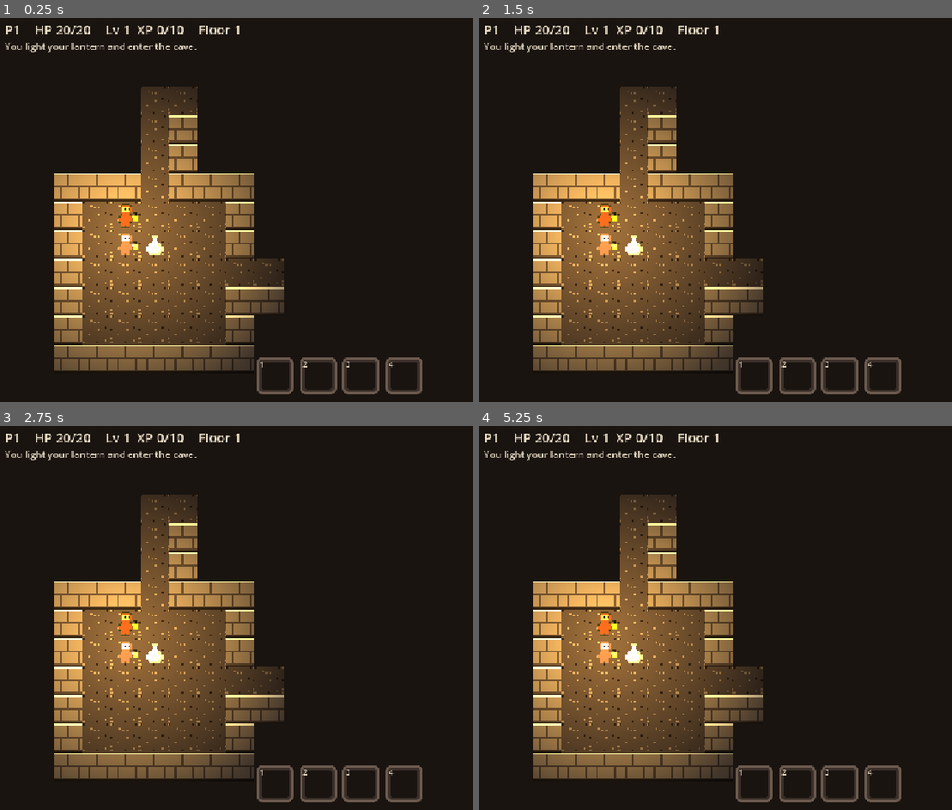
Above: before the commit, frames 1-4 (two rows, left to right).
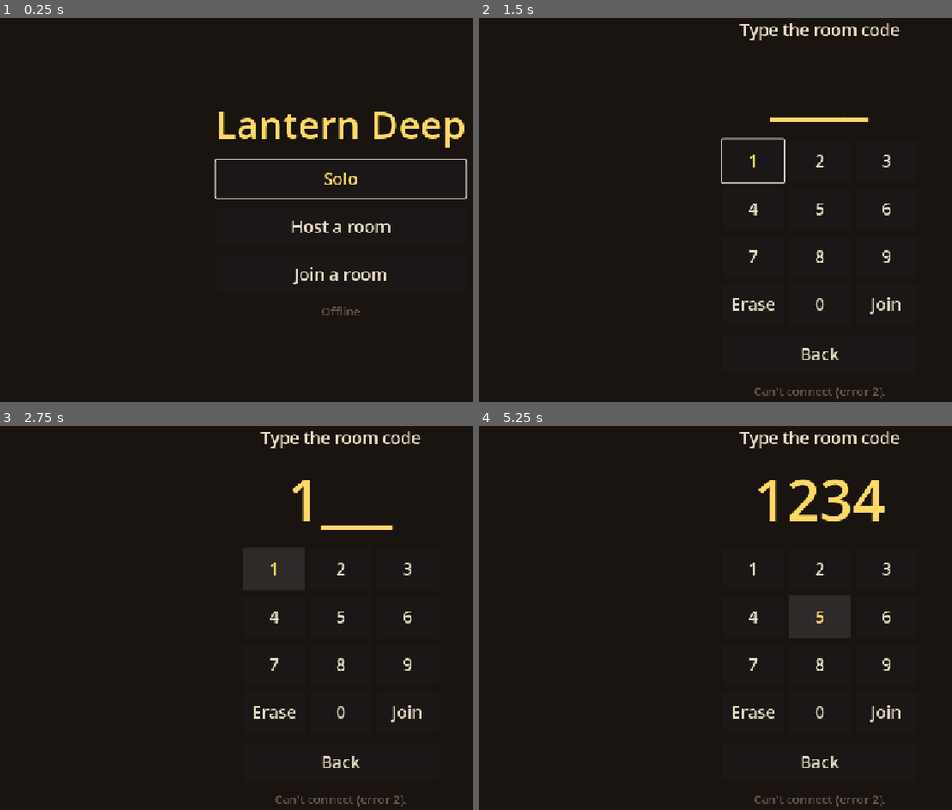
Above: after the commit, the same moments.

Repository: acetousk/godot4-game
Game: Godot game, scene res://scenes/menu.tscn
The game is run twice, just before and just after one commit, with the same random seed, the same clock (stepped at 60 frames per second) and the same inputs. Before the commit the project starts from res://scenes/game.tscn.
Inputs (mouse positions are in pixels of both pictures, inside the frame that each line leads up to):
- Up to frame 1 (0.25 s): no input
- Up to frame 2 (1.5 s): click (819, 225) at 0.5 s, where only the run after the commit has a clickable "Host a room"; click (819, 275) at 1.25 s, where only the run after the commit has a clickable "Join a room"
- Up to frame 3 (2.75 s): click (274, 568) at 2 s, where only the run after the commit has a clickable "1"
- Up to frame 4 (5.25 s): click (819, 568) at 2.75 s, where only the run after the commit has a clickable "2"; click (885, 568) at 3.5 s, where only the run after the commit has a clickable "3"; click (753, 618) at 4.25 s, where only the run after the commit has a clickable "4"; click (819, 618) at 5 s, where only the run after the commit has a clickable "5"

The runs differ from the first frame. In frame 1, 29% of the frame differs, in the area x 1-99%, y 2-98%; in frame 2, 28%; in frame 3, 30%; in frame 4, 30%, in the area x 1-90%, y 1-100%.

Commit message:
N2 lobby

Diff:
--- a/project.godot
+++ b/project.godot
@@ -5,7 +5,7 @@
 
 config/name="My Game"
 config/version="0.0.1"
-run/main_scene="res://scenes/game.tscn"
+run/main_scene="res://scenes/menu.tscn"
 config/features=PackedStringArray("4.7", "GL Compatibility")
 config/icon="res://icon.svg"
 
@@ -14,6 +14,8 @@
 GDSync="*res://addons/GD-Sync/MultiplayerClient.gd"
 
 Tune="*res://scripts/tune.gd"
+
+Net="*res://scripts/net.gd"
 
 [display]
 
--- /dev/null
+++ b/scenes/menu.tscn
@@ -0,0 +1,12 @@
+[gd_scene load_steps=2 format=3]
+
+[ext_resource type="Script" path="res://scripts/menu.gd" id="1_menu"]
+
+[node name="Menu" type="Control"]
+layout_mode = 3
+anchors_preset = 15
+anchor_right = 1.0
+anchor_bottom = 1.0
+grow_horizontal = 2
+grow_vertical = 2
+script = ExtResource("1_menu")
--- a/scripts/game.gd
+++ b/scripts/game.gd
@@ -24,9 +24,8 @@
 ## Each hero's color (Ember Cave palette): P1 normal, P2 green, P3 orange, P4 yellow.
 const HERO_TINTS := [Color.WHITE, Color("#7fae5a"), Color("#f2a33a"), Color("#ffd966")]
 
-## TEST ONLY (card N1): how many heroes you get when playing alone.
-## Tab switches which hero you move. Goes back to 1 when the online menu comes (N2).
-@export var test_heroes := 2
+## How many heroes are in the run: 1 solo, 2-4 in co-op.
+@export var hero_count := 1
 
 ## All heroes in the run (1-4). heroes[0] is the Player node in the scene.
 var heroes: Array[Player] = []
@@ -62,9 +61,15 @@
 	var b := Tune.remembered_brightness
 	remembered.modulate = Color(b, b, b)
 	_setup_lantern()
-	_make_heroes(test_heroes)
+	if Net.in_coop:
+		hero_count = Net.players.size()
+	_make_heroes(hero_count)
 	hud.slot_pressed.connect(drink)
-	start_run(rng.randi())
+	if Net.in_coop:
+		_control(heroes[Net.my_index])  # My keys move my own hero.
+		start_run(Net.run_seed)  # The host's seed: the same cave for everyone.
+	else:
+		start_run(rng.randi())
 
 
 ## Starts a run from a seed number. The same seed always makes the same run.
@@ -154,7 +159,7 @@
 	return cells.slice(0, count)
 
 
-## TEST ONLY (N1): Tab moves your keys (and the camera) to the next living hero.
+## TEST ONLY (used by tools/print_cave): moves your keys and the camera to the next living hero.
 func _switch_hero() -> void:
 	if player.busy:
 		return
@@ -162,15 +167,20 @@
 	for step in range(1, heroes.size()):
 		var next := heroes[(i + step) % heroes.size()]
 		if next.active:
-			player.controlled = false
-			player = next
-			player.controlled = true
-			camera.reparent(player, false)
-			camera.position = Vector2.ZERO
-			camera.reset_smoothing()
+			_control(next)
 			_update_view()
 			_refresh_hud()
 			return
+
+
+## Makes this hero the one your keys move, and puts the camera on it.
+func _control(hero: Player) -> void:
+	player.controlled = false
+	player = hero
+	player.controlled = true
+	camera.reparent(player, false)
+	camera.position = Vector2.ZERO
+	camera.reset_smoothing()
 
 
 func _on_player_moved(cell: Vector2i) -> void:
@@ -483,10 +493,6 @@
 
 
 func _unhandled_input(event: InputEvent) -> void:
-	if event is InputEventKey and event.pressed and not event.echo and event.physical_keycode == KEY_TAB:
-		get_viewport().set_input_as_handled()
-		_switch_hero()  # TEST ONLY (N1)
-		return
 	for i in Hud.SLOT_COUNT:
 		if event.is_action_pressed("drink_%d" % (i + 1)):
 			get_viewport().set_input_as_handled()
--- /dev/null
+++ b/scripts/menu.gd
@@ -0,0 +1,215 @@
+extends Control
+## The first screen: Solo, Host or Join. Then the room page (code + players).
+## Works with mouse, touch, keyboard (arrows + Enter) and gamepad (d-pad + A).
+
+const GAME_SCENE := "res://scenes/game.tscn"
+const YELLOW := Color("#ffd966")
+const BONE := Color("#e8dcc4")
+const ROCK := Color("#6b5a4e")
+const BLACK := Color("#1a1410")
+## Hero colors, the same as in the game (P1 normal, P2 green, P3 orange, P4 yellow).
+const HERO_COLORS := [BONE, Color("#7fae5a"), Color("#f2a33a"), YELLOW]
+
+## The column in the middle of the screen. Each page fills it again.
+var box: VBoxContainer
+var status_label: Label
+## On the room page: the list of players.
+var players_box: VBoxContainer
+## On the join page: the digits typed so far, and the label that shows them.
+var typed := ""
+var code_label: Label
+## On the room page, for the host only.
+var start_button: Button
+
+
+func _ready() -> void:
+	box = VBoxContainer.new()
+	box.set_anchors_and_offsets_preset(Control.PRESET_CENTER)
+	box.grow_horizontal = Control.GROW_DIRECTION_BOTH
+	box.grow_vertical = Control.GROW_DIRECTION_BOTH
+	box.alignment = BoxContainer.ALIGNMENT_CENTER
+	box.add_theme_constant_override("separation", 16)
+	add_child(box)
+	Net.status_changed.connect(func(text: String) -> void: status_label.text = text)
+	Net.room_joined.connect(func(_code: String) -> void: _show_room())
+	Net.room_failed.connect(func(text: String) -> void: status_label.text = text)
+	Net.players_changed.connect(_refresh_players)
+	_show_main()
+
+
+# --- Pages ---
+
+func _show_main() -> void:
+	_clear()
+	box.add_child(_label("Lantern Deep", 64, YELLOW))
+	var solo := _button("Solo", _on_solo)
+	box.add_child(solo)
+	box.add_child(_button("Host a room", _on_host))
+	box.add_child(_button("Join a room", _on_join))
+	_add_status()
+	solo.grab_focus()  # So keyboard and gamepad can pick a button right away.
+
+
+## The room page: the big code to tell your friends, and who is in.
+func _show_room() -> void:
+	_clear()
+	box.add_child(_label("Room code", 28, BONE))
+	box.add_child(_label(Net.room_code, 96, YELLOW))
+	box.add_child(_label("Tell your friends this code.", 20, ROCK))
+	players_box = VBoxContainer.new()
+	box.add_child(players_box)
+	var back := _button("Back", _on_back)
+	if Net.is_host():
+		start_button = _button("Start", Net.host_starts_game)
+		box.add_child(start_button)
+	else:
+		box.add_child(_label("Waiting for the host to start...", 20, BONE))
+	box.add_child(back)
+	_add_status()
+	_refresh_players()
+	if start_button:
+		start_button.grab_focus()
+	else:
+		back.grab_focus()
+
+
+## The join page: a number pad to type the 4-digit code.
+## Tap the buttons, or type with the number keys (Backspace, Enter).
+func _show_join() -> void:
+	_clear()
+	typed = ""
+	box.add_child(_label("Type the room code", 28, BONE))
+	code_label = _label("", 96, YELLOW)
+	box.add_child(code_label)
+	_show_typed()
+	var pad := GridContainer.new()
+	pad.columns = 3
+	pad.add_theme_constant_override("h_separation", 8)
+	pad.add_theme_constant_override("v_separation", 8)
+	for key in ["1", "2", "3", "4", "5", "6", "7", "8", "9", "Erase", "0", "Join"]:
+		var b: Button
+		match key:
+			"Erase":
+				b = _button(key, _on_erase)
+			"Join":
+				b = _button(key, _on_join_code)
+			_:
+				b = _button(key, _on_digit.bind(key))
+		b.custom_minimum_size = Vector2(104, 72)
+		pad.add_child(b)
+	var center := CenterContainer.new()
+	center.add_child(pad)
+	box.add_child(center)
+	box.add_child(_button("Back", _on_back))
+	_add_status()
+	pad.get_child(0).grab_focus()
+
+
+func _show_typed() -> void:
+	code_label.text = typed + "_".repeat(4 - typed.length())
+
+
+func _on_digit(digit: String) -> void:
+	if typed.length() < 4:
+		typed += digit
+		_show_typed()
+
+
+func _on_erase() -> void:
+	typed = typed.left(-1)
+	_show_typed()
+
+
+func _on_join_code() -> void:
+	if typed.length() < 4:
+		status_label.text = "The code has 4 numbers."
+		return
+	Net.join_room(typed)
+
+
+## Number keys, Backspace and Enter also work on the join page.
+func _unhandled_input(event: InputEvent) -> void:
+	if not is_instance_valid(code_label) or not (event is InputEventKey and event.pressed):
+		return
+	var key: int = event.physical_keycode
+	if key >= KEY_0 and key <= KEY_9:
+		_on_digit(str(key - KEY_0))
+	elif key >= KEY_KP_0 and key <= KEY_KP_9:
+		_on_digit(str(key - KEY_KP_0))
+	elif key == KEY_BACKSPACE:
+		_on_erase()
+	else:
+		return
+	get_viewport().set_input_as_handled()
+
+
+func _refresh_players() -> void:
+	if not is_instance_valid(players_box):
+		return
+	for child in players_box.get_children():
+		child.queue_free()
+	for i in Net.players.size():
+		var you := "  (you)" if Net.players[i] == Net.my_id() else ""
+		players_box.add_child(_label("P%d%s" % [i + 1, you], 28, HERO_COLORS[i]))
+	if start_button:
+		start_button.disabled = Net.players.size() < 2  # Co-op needs a friend. Alone? Use Solo.
+		start_button.text = "Start" if not start_button.disabled else "Start (need 2 players)"
+
+
+# --- Buttons ---
+
+func _on_solo() -> void:
+	Net.go_offline()
+	Net.in_coop = false
+	get_tree().change_scene_to_file(GAME_SCENE)
+
+
+func _on_host() -> void:
+	Net.host_room()
+
+
+func _on_join() -> void:
+	_show_join()
+
+
+func _on_back() -> void:
+	Net.leave_room()
+	_show_main()
+
+
+# --- Helpers ---
+
+func _clear() -> void:
+	for child in box.get_children():
+		child.queue_free()
+	players_box = null
+	code_label = null
+	start_button = null
+
+
+func _add_status() -> void:
+	status_label = _label(Net.status, 20, ROCK)
+	box.add_child(status_label)
+
+
+func _label(text: String, size: int, color: Color) -> Label:
+	var l := Label.new()
+	l.text = text
+	l.horizontal_alignment = HORIZONTAL_ALIGNMENT_CENTER
+	l.add_theme_font_size_override("font_size", size)
+	l.add_theme_color_override("font_color", color)
+	l.add_theme_color_override("font_outline_color", BLACK)
+	l.add_theme_constant_override("outline_size", 8)
+	return l
+
+
+func _button(text: String, on_press: Callable) -> Button:
+	var b := Button.new()
+	b.text = text
+	b.custom_minimum_size = Vector2(320, 64)  # Big enough to tap on a phone.
+	b.add_theme_font_size_override("font_size", 28)
+	b.add_theme_color_override("font_color", BONE)
+	b.add_theme_color_override("font_focus_color", YELLOW)
+	b.add_theme_color_override("font_hover_color", YELLOW)
+	b.pressed.connect(on_press)
+	return b
--- /dev/null
+++ b/scripts/net.gd
@@ -0,0 +1,217 @@
+extends Node
+## Net (autoload): all the online co-op code. The only file that talks to GD-Sync.
+## GD-Sync docs: Getting Started, Clients, Lobbies, Remote Calls (pasted by the kid).
+
+## The status text changed (for the menu to show).
+signal status_changed(text: String)
+## Someone joined or left the room.
+signal players_changed
+## You are inside a room now (code = the 4 digits).
+signal room_joined(code: String)
+## Making or joining a room did not work.
+signal room_failed(text: String)
+
+## true = local network only: no key needed, no data used. Good for testing.
+## false = online through the GD-Sync servers (needs the key in Project > Tools > GD-Sync).
+const LOCAL := true
+const MAX_PLAYERS := 4
+
+## True after GD-Sync says we are connected.
+var online := false
+## What is going on, in plain words.
+var status := "Offline"
+## Client ids of everyone in the room, in the order they joined.
+var players: Array[int] = []
+## The room you are in ("" = none). A room is a private GD-Sync lobby named by 4 digits.
+var room_code := ""
+## True while playing a co-op run (false = solo).
+var in_coop := false
+## The run's seed number, made by the host and sent to everyone.
+var run_seed := 0
+## Which hero is mine: 0 = P1, 1 = P2, ...
+var my_index := 0
+
+## What to do once we are connected (like "make a room"). Empty = nothing.
+var _after_connect: Callable
+## How many codes we tried (if a code is taken, we pick another one).
+var _tries := 0
+
+
+func _ready() -> void:
+	GDSync.connected.connect(_on_connected)
+	GDSync.connection_failed.connect(_on_connection_failed)
+	GDSync.disconnected.connect(_on_disconnected)
+	GDSync.client_joined.connect(_on_client_joined)
+	GDSync.client_left.connect(_on_client_left)
+	GDSync.lobby_created.connect(_on_lobby_created)
+	GDSync.lobby_creation_failed.connect(_on_lobby_creation_failed)
+	GDSync.lobby_joined.connect(_on_lobby_joined)
+	GDSync.lobby_join_failed.connect(_on_lobby_join_failed)
+	# Other players may call start_game on us, but only if they are the host.
+	GDSync.expose_func(start_game, ENUMS.EXPOSE_PERMISSION.HOST)
+
+
+## Host only: locks the room, makes the seed, and starts the game on every client
+## (also on the host itself). The hero order is the join order: the host is P1.
+func host_starts_game() -> void:
+	if not is_host() or players.size() < 2:
+		return
+	GDSync.lobby_close()  # No more joining after the start.
+	GDSync.call_func_all(start_game, randi(), players)
+
+
+## Runs on every client (called by the host). Everyone gets the same seed,
+## so everyone builds the same cave.
+func start_game(seed_number: int, order: Array) -> void:
+	players.assign(order)
+	my_index = players.find(my_id())
+	run_seed = seed_number
+	in_coop = true
+	get_tree().change_scene_to_file("res://scenes/game.tscn")
+
+
+## Host: makes a private room with a random 4-digit code, then joins it.
+## The first one in a room is the host.
+## (Tests can pass a fixed code.)
+func host_room(test_code := "") -> void:
+	if not online:
+		_after_connect = host_room.bind(test_code)
+		go_online()
+		return
+	_tries += 1
+	var code := test_code if test_code != "" else str(randi_range(1000, 9999))
+	_set_status("Making room %s..." % code)
+	GDSync.lobby_create(code, "", false, MAX_PLAYERS)  # false = private, not in any public list
+
+
+## Join: goes into a friend's room by its 4-digit code.
+func join_room(code: String) -> void:
+	if not online:
+		_after_connect = join_room.bind(code)
+		go_online()
+		return
+	_set_status("Joining room %s..." % code)
+	GDSync.lobby_join(code)
+
+
+## Leaves the room you are in.
+func leave_room() -> void:
+	if room_code != "":
+		GDSync.lobby_leave()
+	room_code = ""
+	players.clear()
+	_set_status("Connected" if online else "Offline")
+
+
+## Starts GD-Sync. Calls the "connected" signal when it works.
+func go_online() -> void:
+	if online:
+		return
+	_set_status("Connecting...")
+	if LOCAL:
+		GDSync.start_local_multiplayer()
+	else:
+		GDSync.start_multiplayer()
+
+
+## Stops GD-Sync (back to solo).
+func go_offline() -> void:
+	if status == "Offline":
+		return  # Never started, nothing to stop.
+	GDSync.stop_multiplayer()
+	online = false
+	in_coop = false
+	room_code = ""
+	players.clear()
+	_set_status("Offline")
+
+
+## My own id (-1 if not connected).
+func my_id() -> int:
+	return GDSync.get_client_id()
+
+
+## True if I am the boss of the cave (or playing solo).
+func is_host() -> bool:
+	return not online or GDSync.is_host()
+
+
+func _on_connected() -> void:
+	online = true
+	_set_status("Connected (%s)" % ("local network" if LOCAL else "online"))
+	if _after_connect.is_valid():
+		var next := _after_connect
+		_after_connect = Callable()
+		next.call()
+
+
+## The room exists. We have 5 seconds to join it, or GD-Sync deletes it.
+func _on_lobby_created(code: String) -> void:
+	_tries = 0
+	GDSync.lobby_join(code)
+
+
+func _on_lobby_creation_failed(code: String, error: int) -> void:
+	if error == ENUMS.LOBBY_CREATION_ERROR.LOBBY_ALREADY_EXISTS and _tries < 5:
+		host_room()  # That code is taken: try another one.
+		return
+	_tries = 0
+	match error:
+		ENUMS.LOBBY_CREATION_ERROR.ON_COOLDOWN:
+			room_failed.emit("Wait a few seconds, then try again.")
+		_:
+			room_failed.emit("Couldn't make room %s (error %d)." % [code, error])
+
+
+func _on_lobby_joined(code: String) -> void:
+	room_code = code
+	_set_status("In room %s" % code)
+	room_joined.emit(code)
+
+
+func _on_lobby_join_failed(code: String, error: int) -> void:
+	match error:
+		ENUMS.LOBBY_JOIN_ERROR.LOBBY_DOES_NOT_EXIST:
+			room_failed.emit("Room %s not found." % code)
+		ENUMS.LOBBY_JOIN_ERROR.LOBBY_IS_FULL:
+			room_failed.emit("Room %s is full (4 players)." % code)
+		ENUMS.LOBBY_JOIN_ERROR.LOBBY_IS_CLOSED:
+			room_failed.emit("Room %s already started." % code)
+		_:
+			room_failed.emit("Couldn't join room %s (error %d)." % [code, error])
+
+
+func _on_connection_failed(error: int) -> void:
+	online = false
+	match error:
+		ENUMS.CONNECTION_FAILED.INVALID_PUBLIC_KEY:
+			_set_status("Can't connect: the GD-Sync key is wrong or missing (ask your parent).")
+		ENUMS.CONNECTION_FAILED.TIMEOUT:
+			_set_status("Can't connect: check your internet.")
+		_:
+			_set_status("Can't connect (error %d)." % error)
+
+
+func _on_disconnected() -> void:
+	online = false
+	players.clear()
+	room_code = ""
+	_set_status("Lost the connection.")
+	players_changed.emit()
+
+
+func _on_client_joined(client_id: int) -> void:
+	if not players.has(client_id):
+		players.append(client_id)
+		players_changed.emit()
+
+
+func _on_client_left(client_id: int) -> void:
+	players.erase(client_id)
+	players_changed.emit()
+
+
+func _set_status(text: String) -> void:
+	status = text
+	print("Net: ", text)  # Also shows in Godot's Output panel.
+	status_changed.emit(text)
--- /dev/null
+++ b/tools/net_test.gd
@@ -0,0 +1,24 @@
+extends Node
+## Tests the online code in local mode (no key needed).
+## Run 2 at once:
+##   godot --headless tools/net_test.tscn -- host 4321
+##   godot --headless tools/net_test.tscn -- join 4321
+## Or just "host" alone for a quick host test.
+
+func _ready() -> void:
+	var args := OS.get_cmdline_user_args()
+	var mode: String = args[0] if args.size() > 0 else "host"
+	var code: String = args[1] if args.size() > 1 else ""
+	Net.room_joined.connect(func(c: String) -> void:
+		print(mode, " test: in room ", c, ", me ", Net.my_id(), ", host: ", Net.is_host()))
+	Net.room_failed.connect(func(text: String) -> void: print(mode, " test FAILED: ", text))
+	Net.players_changed.connect(func() -> void: print(mode, " test: players now ", Net.players.size()))
+	if mode == "join":
+		Net.join_room(code)
+	else:
+		Net.host_room(code)
+	var wait_s := 25.0 if mode == "host" else 12.0  # The host stays open longer, for the joiner.
+	await get_tree().create_timer(wait_s).timeout
+	print(mode, " test: after ", wait_s, " s: room '", Net.room_code, "', ", Net.players.size(), " players")
+	Net.leave_room()
+	get_tree().quit()
--- /dev/null
+++ b/tools/net_test.tscn
@@ -0,0 +1,6 @@
+[gd_scene load_steps=2 format=3]
+
+[ext_resource type="Script" path="res://tools/net_test.gd" id="1_net"]
+
+[node name="NetTest" type="Node"]
+script = ExtResource("1_net")
--- a/tools/print_cave.gd
+++ b/tools/print_cave.gd
@@ -34,7 +34,7 @@
 
 	# Test: monster counts and types per floor (100 runs of each floor).
 	var game0 = load("res://scenes/game.tscn").instantiate()
-	game0.test_heroes = 1  # The solo tests. The team tests below get their own game.
+	game0.hero_count = 1  # The solo tests. The team tests below get their own game.
 	add_child(game0)
 
 	# Test: seeds. Same seed = the same run (all 3 floors), even after a fight. Other seed = different.
@@ -50,9 +50,24 @@
 		runs.append(print_out)
 	print("Seed test: same seed same run: ", runs[0] == runs[1], ", other seed different: ", runs[0] != runs[2])
 
+	# Test: a co-op start, like a joiner (P2) who got seed 1234 from the host.
+	Net.players.assign([111, 222])
+	Net.my_index = 1
+	Net.run_seed = 1234
+	Net.in_coop = true
+	var coop = load("res://scenes/game.tscn").instantiate()
+	add_child(coop)
+	game0.start_run(1234)
+	print("Co-op start test: 2 heroes: ", coop.heroes.size() == 2, ", I control P2: ", coop.heroes[1].controlled and not coop.heroes[0].controlled,
+		", same cave as host: ", _floor_print(coop) == _floor_print(game0))
+	Net.in_coop = false
+	Net.players.clear()
+	Net.my_index = 0
+	coop.queue_free()
+
 	# --- Team tests: a game with 2 heroes ---
 	var team = load("res://scenes/game.tscn").instantiate()
-	team.test_heroes = 2
+	team.hero_count = 2
 	add_child(team)
 
 	# Test: heroes. All in the start room, on different tiles. Tab moves your keys and the camera.
@@ -141,7 +156,7 @@
 
 	# Test: win together. P2 falls on floor 3, then P1 grabs the relic: the whole team wins.
 	var team2 = load("res://scenes/game.tscn").instantiate()
-	team2.test_heroes = 2
+	team2.hero_count = 2
 	add_child(team2)
 	team2._go_down()
 	team2._go_down()
@@ -270,7 +285,7 @@
 
 	# Test: step on the stairs twice, and check we end on the last floor with no stairs.
 	var game = load("res://scenes/game.tscn").instantiate()
-	game.test_heroes = 1  # These tests play solo.
+	game.hero_count = 1  # These tests play solo.
 	add_child(game)
 	for i in Tune.floor_count - 1:
 		game._on_player_moved(game.gen.goal)
Not shown, added: scripts/menu.gd.uid
Not shown, added: scripts/net.gd.uid
Not shown, added: tools/net_test.gd.uid
Not shown, changed: PLAN.md
